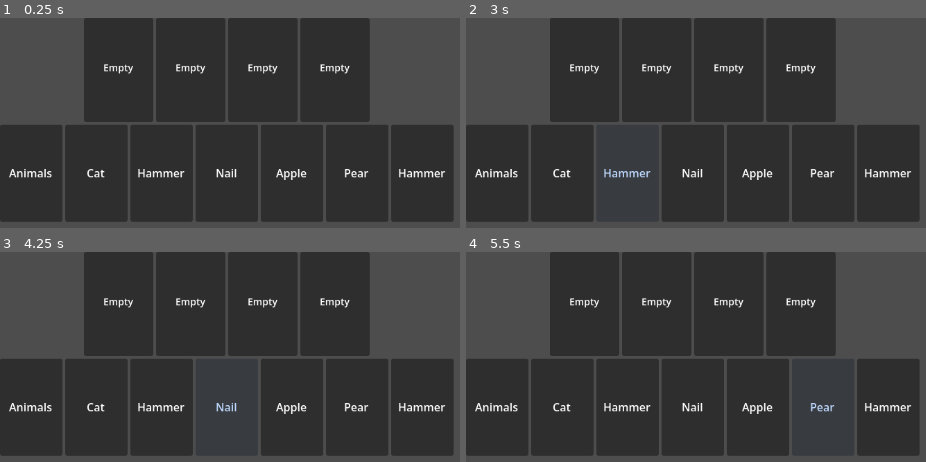
Above: before the commit, frames 1-4 (two rows, left to right).
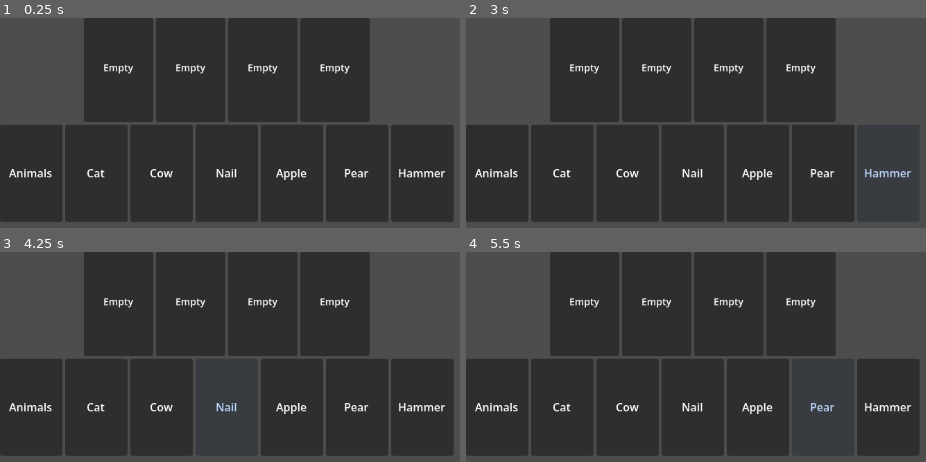
Above: after the commit, the same moments.

Repository: Crevlm/WordSolitaire
Game: Godot game, scene res://scenes/board.tscn
Two runs of this game, one before a commit and one after it. Both use one fixed random seed, a clock stepped at 60 frames per second and the inputs below. The project has no main scene, so this scene is started directly.
Inputs (mouse positions are in pixels of both pictures, inside the frame that each line leads up to):
- Up to frame 1 (0.25 s): no input
- Up to frame 2 (3 s): click "Animals" at 0.5 s; click (627, 173) at 1.25 s, where only the run after the commit has a clickable "Cow"; click "Cat" at 2 s; click "Hammer" at 2.75 s
- Up to frame 3 (4.25 s): click "Nail" at 3.5 s
- Up to frame 4 (5.5 s): click "Apple" at 4.25 s; click "Pear" at 5 s

The runs differ from the first frame. In frame 1, 0.3% of the frame differs, in the area x 30-41%, y 71-77%; in frame 2, 0.4%, in the area x 30-97%, y 71-77%; in frame 3, 0.3%; in frame 4, 0.3%.

Commit message:
Added category completion and card behavior for changing header to reflect completion

Diff:
--- a/scenes/board.tscn
+++ b/scenes/board.tscn
@@ -47,6 +47,7 @@
 word = "Animals"
 category = "Animals"
 is_category_card = true
+required_count = 2
 
 [node name="Column2" type="VBoxContainer" parent="MainLayout/Tableau" unique_id=184273771]
 layout_mode = 2
@@ -61,6 +62,8 @@
 
 [node name="Card" parent="MainLayout/Tableau/Column3" unique_id=1606529656 instance=ExtResource("1_bw3vb")]
 layout_mode = 2
+word = "Cow"
+category = "Animals"
 
 [node name="Column4" type="VBoxContainer" parent="MainLayout/Tableau" unique_id=595550167]
 layout_mode = 2
--- a/scripts/card.gd
+++ b/scripts/card.gd
@@ -33,8 +33,26 @@
 func _can_drop_data(position, data):
 	if data == self:
 		return false
+
+
+	# Cards inside a foundation pile can accept drops only if the pile is not complete.
+	if get_parent().name == "CardStack":
+		var foundation_slot = get_parent().get_parent().get_parent()
+		return foundation_slot.can_accept_word_card(data)
+
+
 	return data.category == category
 
+# Prints whether or not a drag/drop is valid
 func _drop_data(position, data):
 	print("Valid drop: " + data.word + " onto " + word)
+
+	# If this card is inside a foundation pile,
+	# let the FoundationSlot handle the drop/count.
+	if get_parent().name == "CardStack":
+		var foundation_slot = get_parent().get_parent().get_parent()
+		foundation_slot.add_word_card(data)
+		return
+
+	# Otherwise this is normal tableau movement.
 	data.reparent(get_parent())
--- a/scripts/foundation_slot.gd
+++ b/scripts/foundation_slot.gd
@@ -5,25 +5,73 @@
 
 var category: String = ""
 
+var required_count: int = 0
+var current_count: int = 0
+var is_complete: bool = false
+
 
 
 func _ready():
 	header_label.text = "Empty"
 
 func _can_drop_data(position, data):
+	if is_complete:
+		return false
 	# Empty slot only accepts category cards
 	if category == "":
 		return data.is_category_card
 	# Filled slot accepts matching word cards
-	return data.is_category_card == false and data.category == category
+	return data.is_category_card == false and data.category == category and current_count < required_count
 
 func _drop_data(position, data):
+
 	# If this is a category card, turn it into the header
 	if data.is_category_card:
 		category = data.category
-		header_label.text = data.word
+		required_count = data.required_count
+		current_count = 0
+		is_complete = false
+
+		update_header()
+
 		data.queue_free()
 		return
 
-	#If this is a word card, add it under the header
+	# If the pile is already complete, reject extra word cards
+	if current_count >= required_count:
+		return
+
+	# If this is a word card, add it under the header
 	data.reparent(card_stack)
+	current_count += 1
+	update_header()
+
+	if current_count >= required_count:
+		is_complete = true
+		print("Category Complete: " + category)
+
+# Updates the header to reflect x/x cards remaining to complete the stack
+func update_header():
+	if is_complete:
+		header_label.text = "✓ " + category
+	else:
+		header_label.text = category + " " + str(current_count) + "/" + str(required_count)
+
+
+func can_accept_word_card(card):
+	return card.is_category_card == false and card.category == category and current_count < required_count
+
+
+
+func add_word_card(card):
+	if not can_accept_word_card(card):
+		return
+
+	card.reparent(card_stack)
+	current_count += 1
+
+
+	if current_count >= required_count:
+		is_complete = true
+		print("Category Complete: " + category)
+	update_header()
